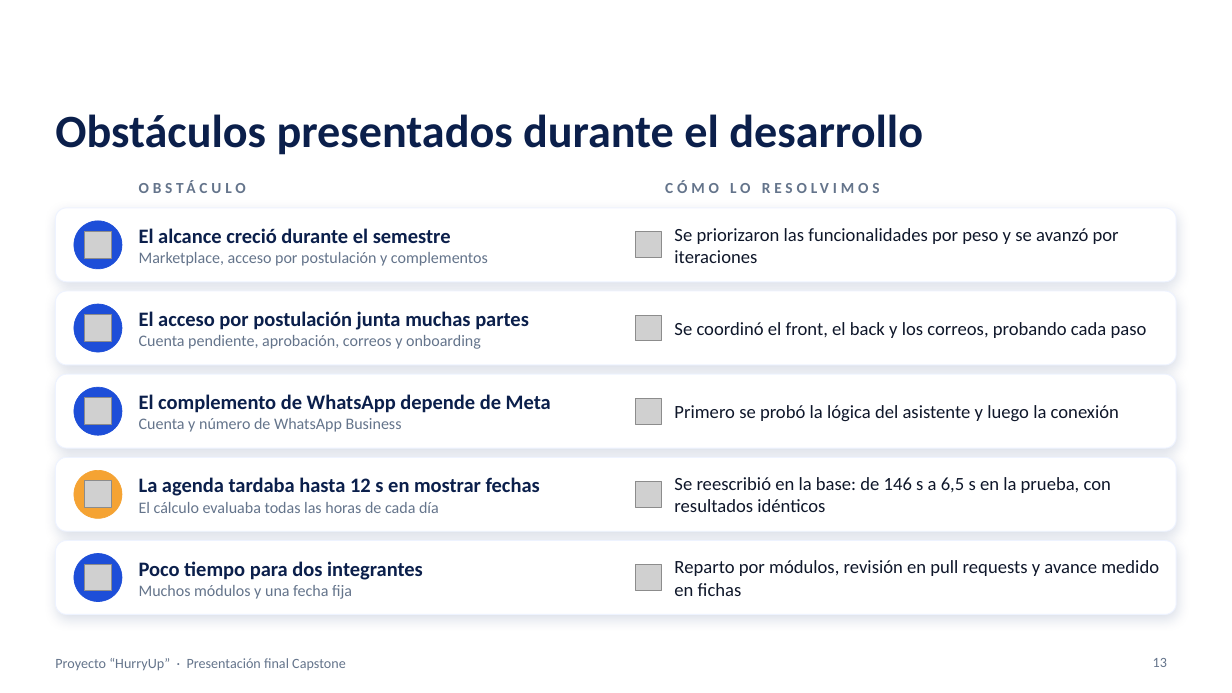
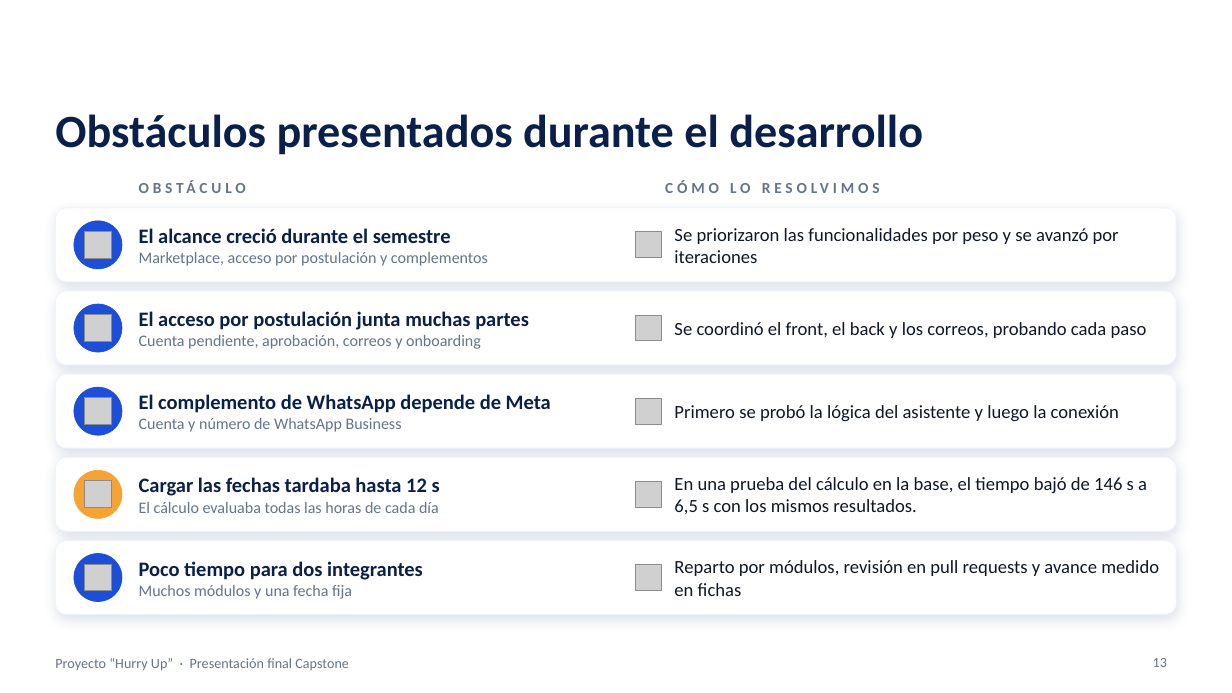
Before and after one commit to Vichobustosss/2026_2_BUSTOS-HEREDIA_CASPTONE_002D_GRUPO_006, a slide deck: slide 13 of Fase 3/Evidencias Grupales/Presentacion_Final_Capstone_HurryUp_GRUPO06.pptx. Drawn at 1232x693 pixels with LibreOffice and Linux fonts; fonts in the diff are those of the drawing; grey boxes stand for pictures; background and template pictures are left out. Boxes give left, top, right and bottom in pixels: in the first picture for what was removed or moved away, otherwise in the second. Text is boxed around its words. In the diff, an @@ line names an element or a change of style, - is before the commit and + after.

Commit message:
docs: actualiza la presentación final editable de Hurry Up

```diff
--- a/Fase 3/Evidencias Grupales/Presentacion_Final_Capstone_HurryUp_GRUPO06.pptx
+++ b/Fase 3/Evidencias Grupales/Presentacion_Final_Capstone_HurryUp_GRUPO06.pptx
@@ text at [139,477,440,496]: text changed @@
-La agenda tardaba hasta 12 s en mostrar fechas
+Cargar las fechas tardaba hasta 12 s
@@ text at [674,477,1147,514]: text changed @@
-Se reescribió en la base: de 146 s a 6,5 s en la prueba, con resultados idénticos
+En una prueba del cálculo en la base, el tiempo bajó de 146 s a 6,5 s con los mismos resultados.
@@ text at [55,658,349,671]: spaces changed @@
-Proyecto “HurryUp” · Presentación final Capstone
+Proyecto “Hurry Up” · Presentación final Capstone
```
Also in this commit, not shown: 13 other slides changed.
